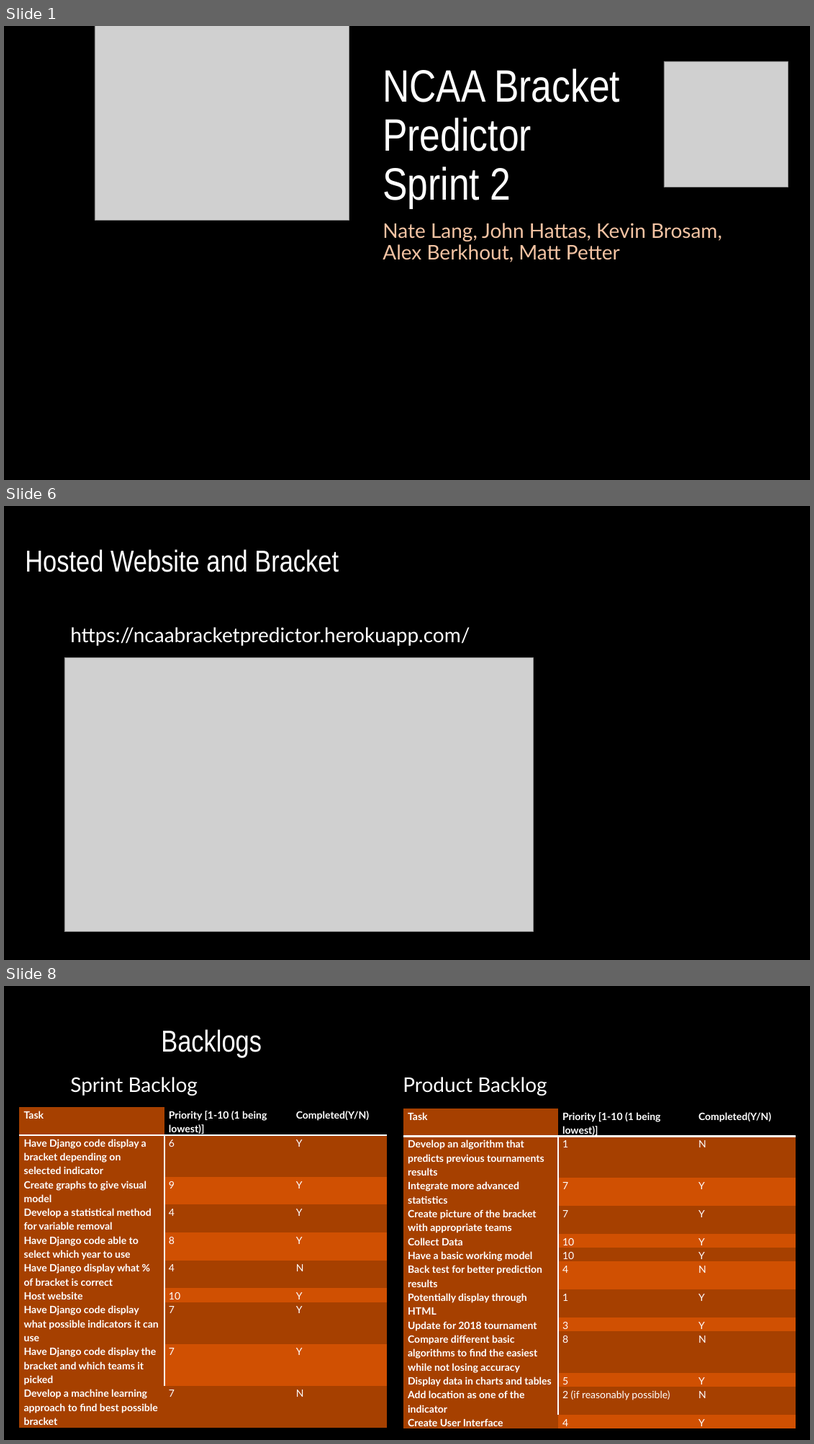
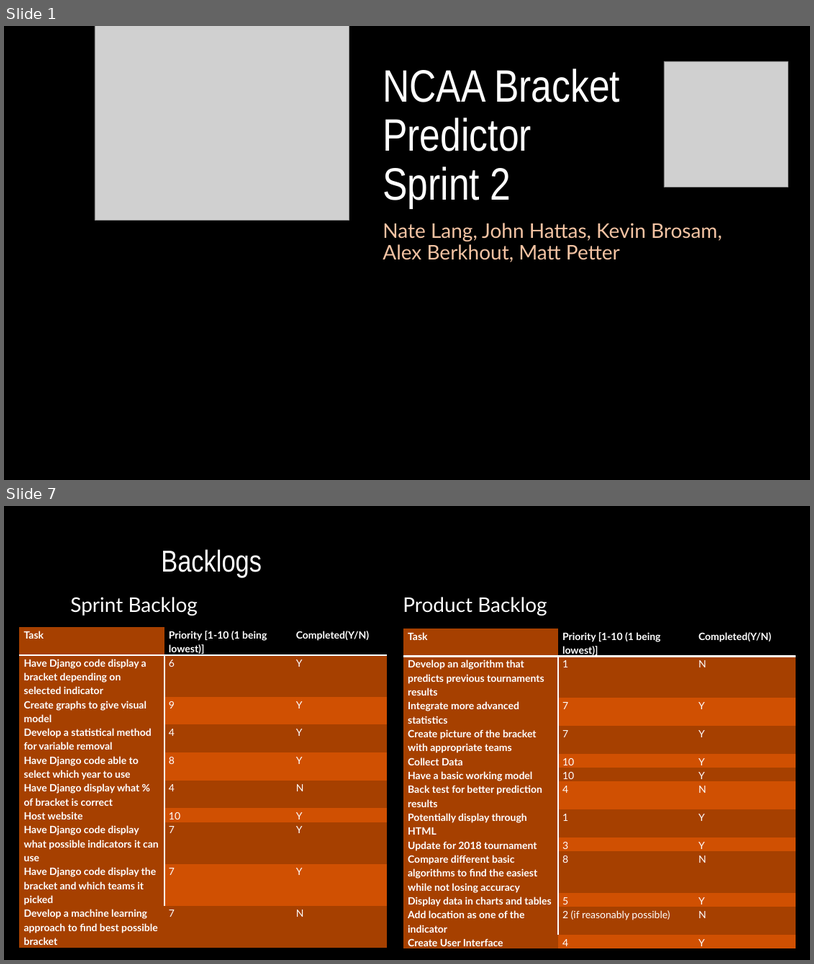
Before and after one commit to hattas/ncaa-bracket-predictor, a slide deck: documentation/sprint 3/Sprint 3 powerpoint.pptx. Shown one above the other, each under a label of ours: slides 1, 6 and 8 before the commit, slides 1 and 7 after it; the slides between them are not shown. The pictures are 814x1444 and 814x964 pixels, drawn with LibreOffice and Linux fonts; fonts in the diff are those of the drawing; grey boxes stand for pictures; background and template pictures are left out. Boxes give left, top, right and bottom in pixels: in the first picture for what was removed or moved away, otherwise in the second. Text is boxed around its words. In the diff, an @@ line names an element or a change of style, - is before the commit and + after.

```diff
--- a/documentation/sprint 3/Sprint 3 powerpoint.pptx
+++ b/documentation/sprint 3/Sprint 3 powerpoint.pptx
@@ slide 6 removed at (x1=4, y1=506, x2=810, y2=960), background picture (left out) @@
@@ title removed at (x1=25, y1=549, x2=339, y2=572) @@
-Hosted Website and Bracket
@@ text removed at (x1=70, y1=627, x2=470, y2=646) @@
-https://ncaabracketpredictor.herokuapp.com/
@@ picture removed at (x1=64, y1=657, x2=533, y2=932) @@
@@ what was slide 8 is now slide 7 @@
```
Also in this commit, not shown: 6 slides changed, 2 other files.
